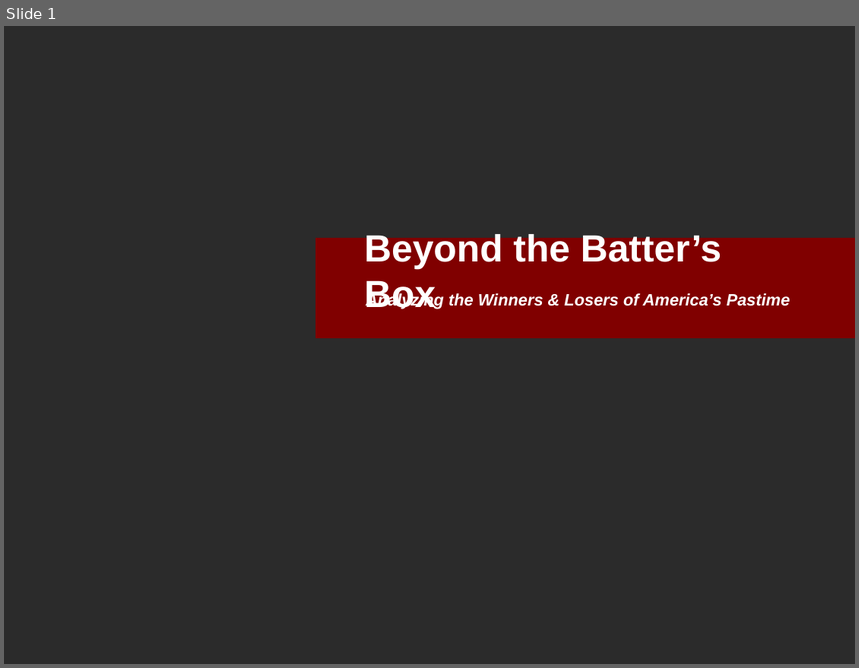
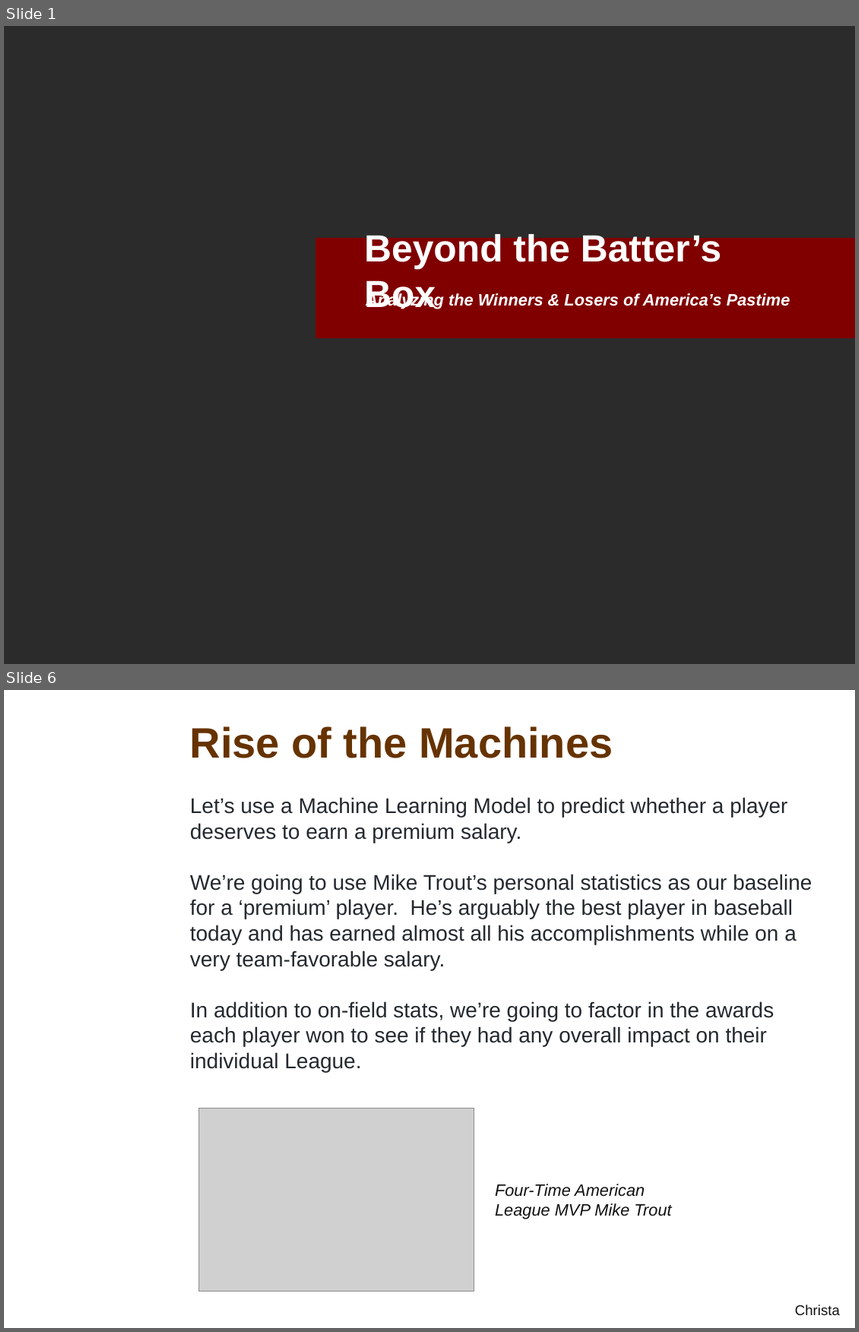
Before and after one commit to davidfashbinder/final_project, a slide deck: Final Presentation.pptx. Shown one above the other, each under a label of ours: slide 1 before the commit, slides 1 and 6 after it; the slides between them are not shown. The pictures are 859x668 and 859x1332 pixels, drawn with LibreOffice and Linux fonts; fonts in the diff are those of the drawing; grey boxes stand for pictures; background and template pictures are left out; a plain dark background stands for a picture behind light text. Boxes give left, top, right and bottom in pixels: in the first picture for what was removed or moved away, otherwise in the second. Text is boxed around its words. In the diff, an @@ line names an element or a change of style, - is before the commit and + after.

```diff
--- a/Final Presentation.pptx
+++ b/Final Presentation.pptx
@@ slide 6 added at box(4, 690, 855, 1328), background picture (left out) @@
@@ title added at box(190, 726, 613, 758), 36 pt, text #663300, bold @@
+Rise of the Machines
@@ text added at box(190, 797, 812, 1072), 18 pt, text #24292E @@
+Let’s use a Machine Learning Model to predict whether a player deserves to earn a premium salary.
+We’re going to use Mike Trout’s personal statistics as our baseline for a ‘premium’ player. He’s arguably the best player in baseball today and has earned almost all his accomplishments while on a very team-favorable salary.
+In addition to on-field stats, we’re going to factor in the awards each player won to see if they had any overall impact on their individual League.
@@ picture added at box(199, 1109, 474, 1292) @@
@@ text added at box(495, 1184, 671, 1220), 14 pt, text #111111, italic @@
+Four-Time American League MVP Mike Trout
@@ text added at box(795, 1305, 840, 1315), 12 pt, text #111111 @@
+Christa
```
Also in this commit, not shown: 9 slides changed, 6 other slides added, 2 slides removed.
